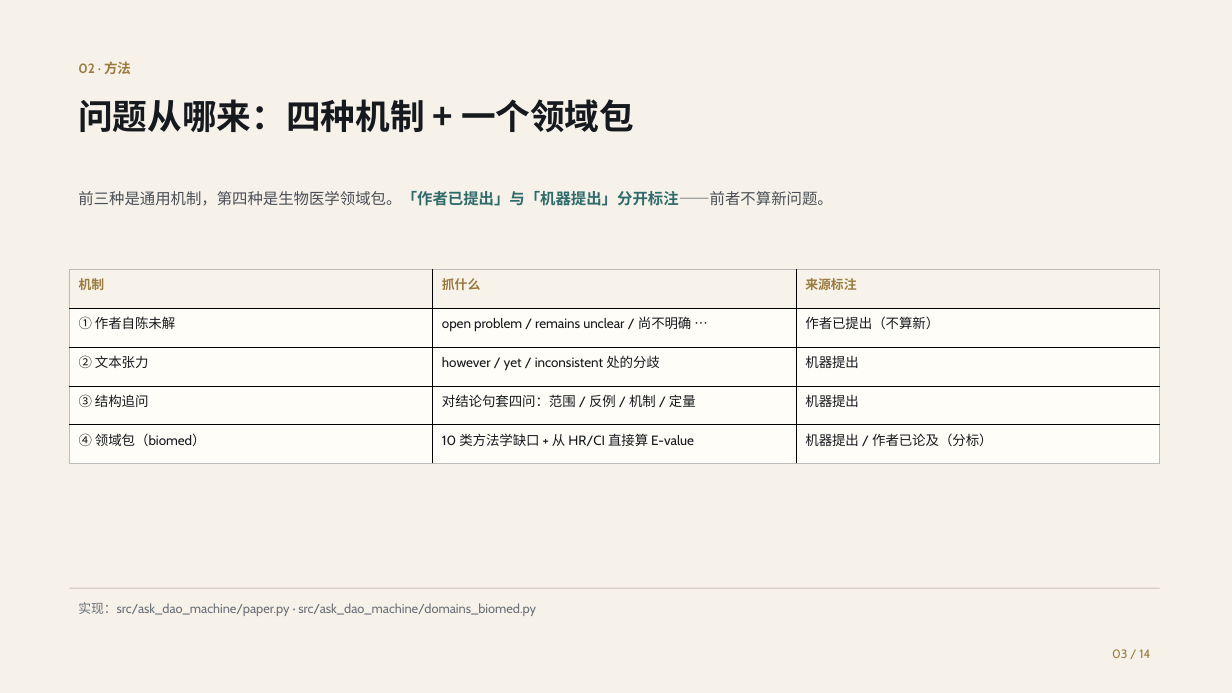
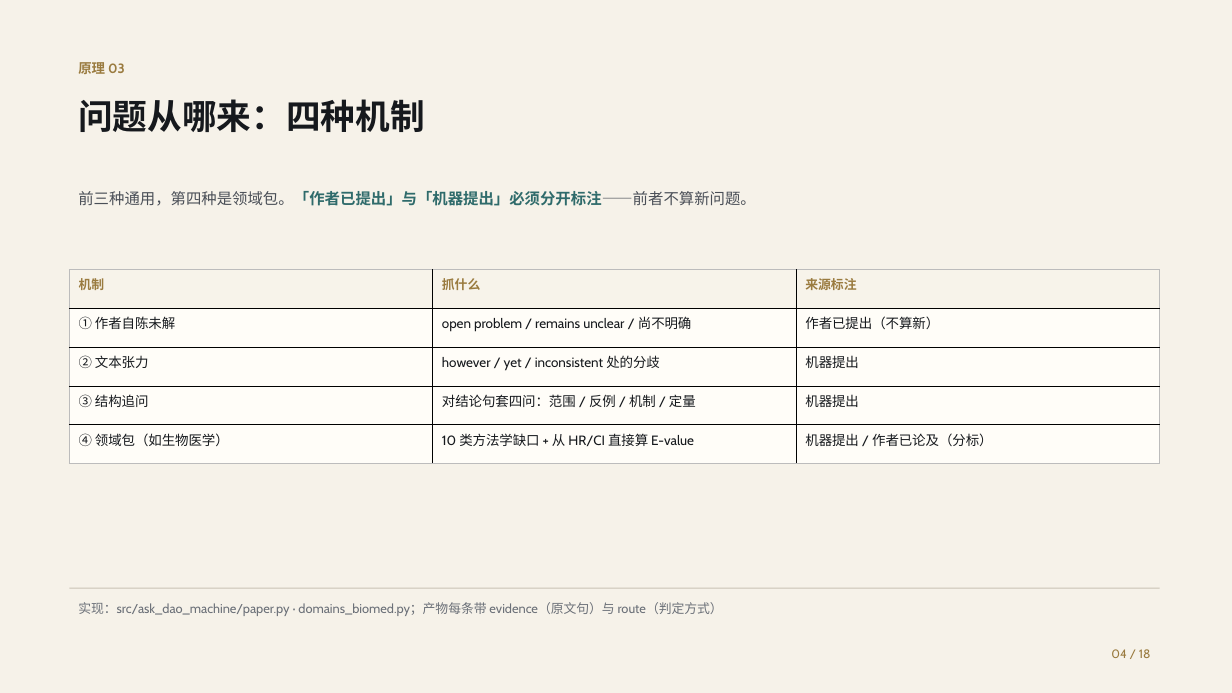
Before and after one commit to shikunpneg/ask-dao, a slide deck: slide 4 of docs/ppt/ask-dao-biomed-deck.pptx (slide 3 before the commit). Drawn at 1232x693 pixels with LibreOffice and Linux fonts; fonts in the diff are those of the drawing. Boxes give left, top, right and bottom in pixels: in the first picture for what was removed or moved away, otherwise in the second. Text is boxed around its words. In the diff, an @@ line names an element or a change of style, - is before the commit and + after.

Commit message:
PPT 重构为你要的结构：原理（先讲）→ dao v0.3 结果 → 问道结果 → 扩展结果（其他领域），每块带「为什么是新问题/新知识」的验证；18 页

```diff
--- a/docs/ppt/ask-dao-biomed-deck.pptx
+++ b/docs/ppt/ask-dao-biomed-deck.pptx
@@ text at box(78, 62, 125, 74): text changed @@
-02 · 方法
+原理 03
@@ text at box(78, 99, 425, 132): text changed @@
-问题从哪来：四种机制 + 一个领域包
+问题从哪来：四种机制
@@ text at box(78, 191, 755, 206): text changed @@
-前三种是通用机制，第四种是生物医学领域包。「作者已提出」与「机器提出」分开标注——前者不算新问题。
+前三种通用，第四种是领域包。「作者已提出」与「机器提出」必须分开标注——前者不算新问题。
@@ table at box(69, 270, 1159, 464) @@
-row 2, column 2: open problem / remains unclear / 尚不明确 …
+row 2, column 2: open problem / remains unclear / 尚不明确
-row 5, column 1: ④ 领域包（biomed）
+row 5, column 1: ④ 领域包（如生物医学）
@@ text at box(78, 602, 723, 616): text changed @@
-实现：src/ask_dao_machine/paper.py · src/ask_dao_machine/domains_biomed.py
+实现：src/ask_dao_machine/paper.py · domains_biomed.py；产物每条带 evidence（原文句）与 route（判定方式）
@@ text at box(1111, 649, 1151, 658): text changed @@
-03 / 14
+04 / 18
```
Also in this commit, not shown: 7 other slides changed, 10 slides added, 6 slides removed, 21 other files.
